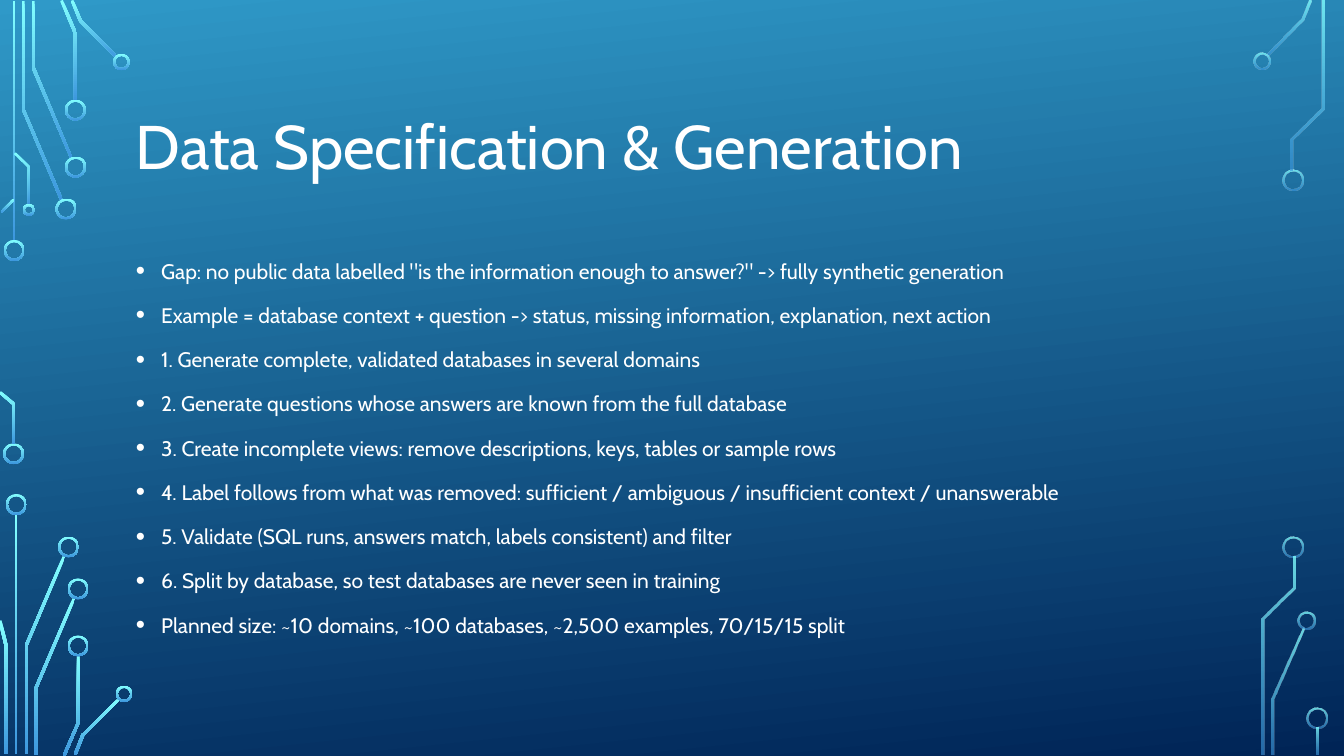
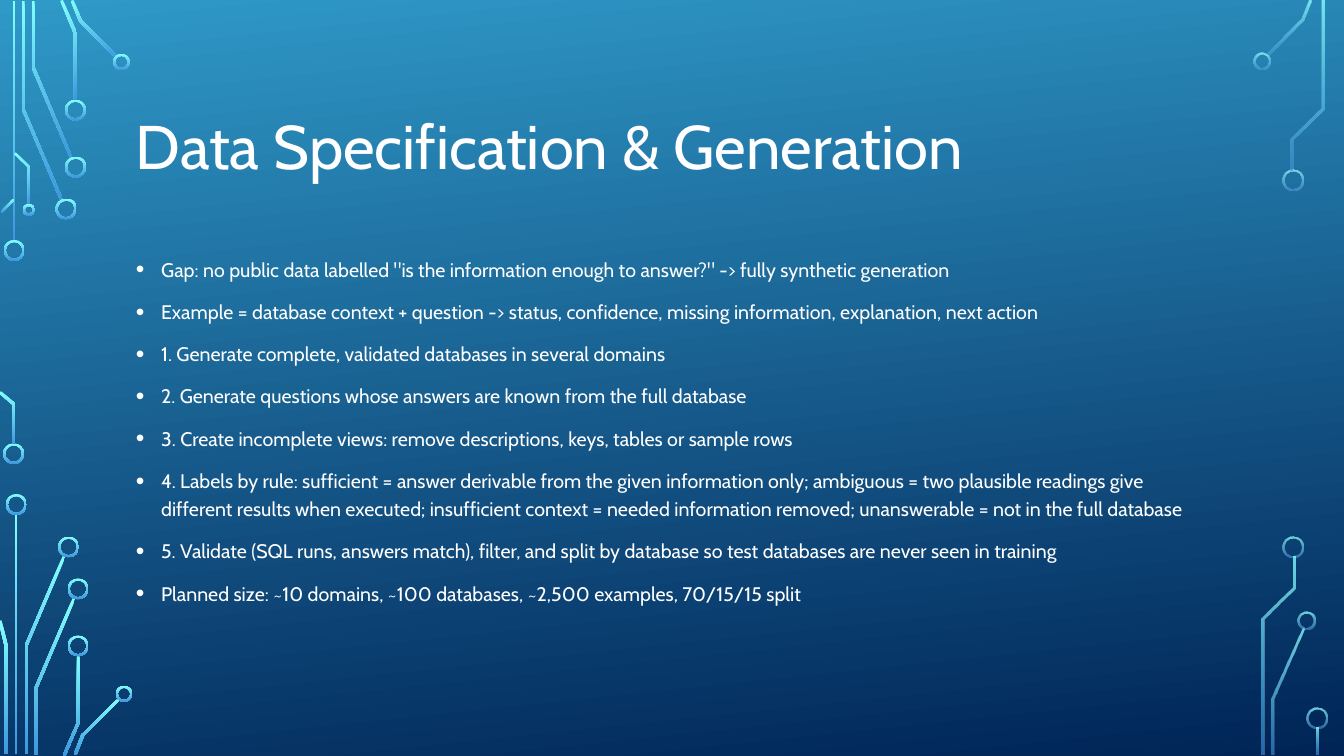
Before and after one commit to ofirbuch-minervaxr/information-sufficiency-unfamiliar-databases, a slide deck: slide 7 of Slides/Information Sufficiency in Unfamiliar Databases.pptx. Drawn at 1344x756 pixels with LibreOffice and Linux fonts; fonts in the diff are those of the drawing; background and template pictures are left out. Boxes give left, top, right and bottom in pixels: in the first picture for what was removed or moved away, otherwise in the second. Text is boxed around its words. In the diff, an @@ line names an element or a change of style, - is before the commit and + after.

```diff
--- a/Slides/Information Sufficiency in Unfamiliar Databases.pptx
+++ b/Slides/Information Sufficiency in Unfamiliar Databases.pptx
@@ text at (161, 262, 950, 606): size 15 to 14 pt in "Gap: no public data labelled "is the ...", "1. Generate complete, validated databases in several ...", "2. Generate questions whose answers are known ...", "3. Create incomplete views: remove descriptions, keys, ..." and 1 more places @@
@@ text at (161, 304, 1038, 324): text changed; size 15 to 14 pt @@
-• Example = database context + question -> status, missing information, explanation, next action
+• Example = database context + question -> status, confidence, missing information, explanation, next action
@@ text at (161, 473, 1182, 563): text changed; size 15 to 14 pt @@
-• 4. Label follows from what was removed: sufficient / ambiguous / insufficient context / unanswerable
-• 5. Validate (SQL runs, answers match, labels consistent) and filter
-• 6. Split by database, so test databases are never seen in training
+• 4. Labels by rule: sufficient = answer derivable from the given information only; ambiguous = two plausible readings give different results when executed; insufficient context = needed information removed; unanswerable = not in the full database
+• 5. Validate (SQL runs, answers match), filter, and split by database so test databases are never seen in training
```
Also in this commit, not shown: 3 other slides changed, 2 other files.
